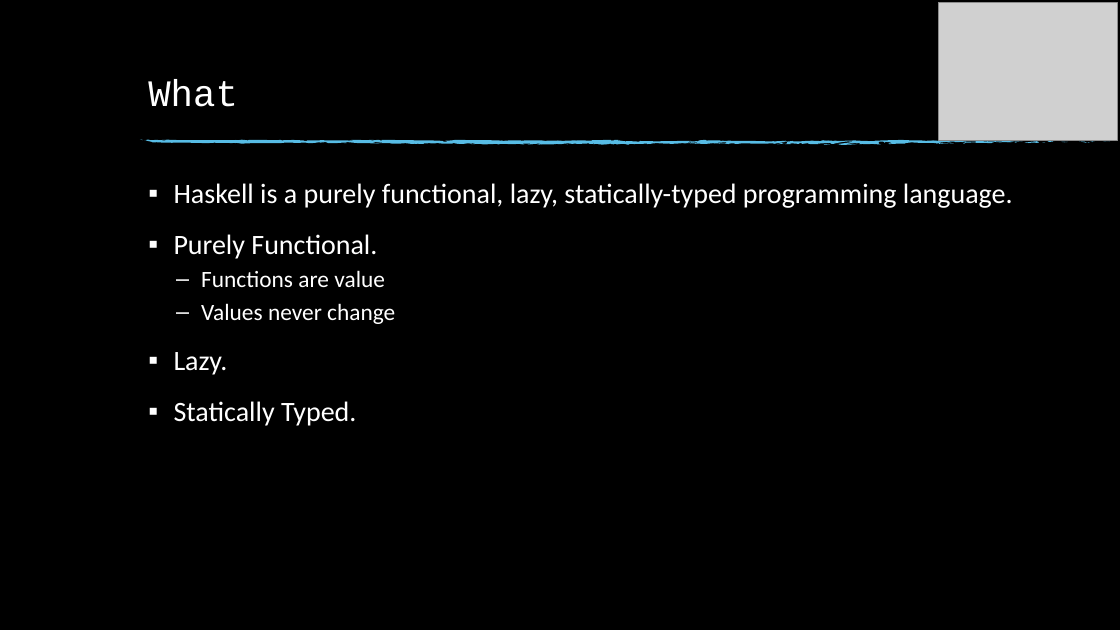
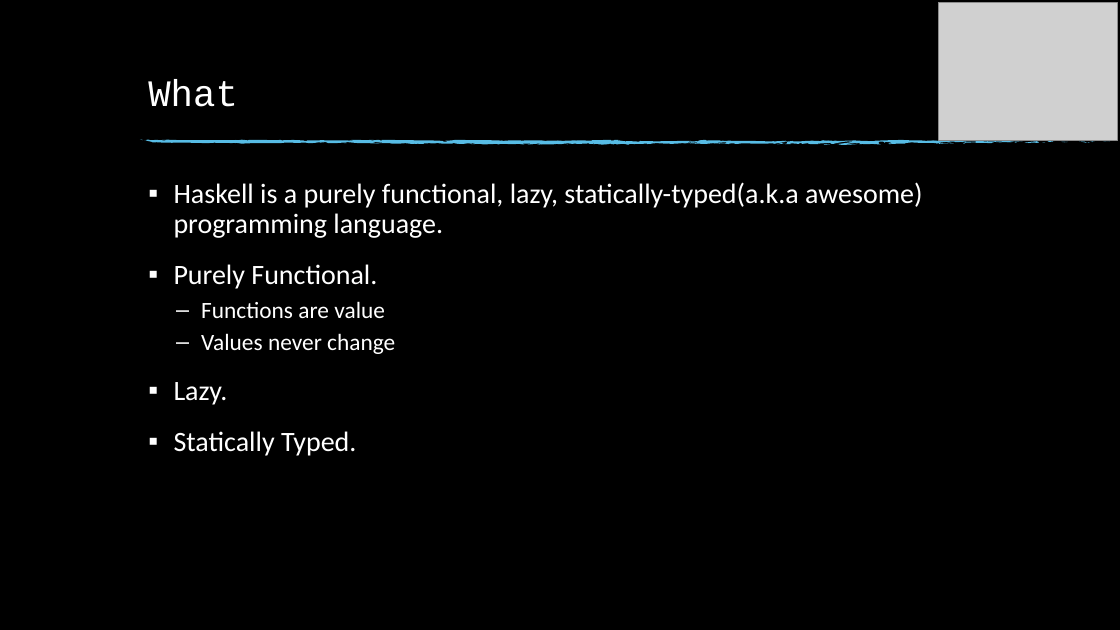
Before and after one commit to anuragjaiswal/haskell-ppt, a slide deck: slide 3 of Haskell.pptx. Drawn at 1120x630 pixels with LibreOffice and Linux fonts; fonts in the diff are those of the drawing; grey boxes stand for pictures; background and template pictures are left out. Boxes give left, top, right and bottom in pixels: in the first picture for what was removed or moved away, otherwise in the second. Text is boxed around its words. In the diff, an @@ line names an element or a change of style, - is before the commit and + after.

```diff
--- a/Haskell.pptx
+++ b/Haskell.pptx
@@ text at bbox=[174, 182, 922, 238]: text changed @@
-▪ Haskell is a purely functional, lazy, statically-typed programming language.
+▪ Haskell is a purely functional, lazy, statically-typed(a.k.a awesome) programming language.
```
Also in this commit, not shown: 7 other slides changed, 11 slides added, 2 slides removed.
